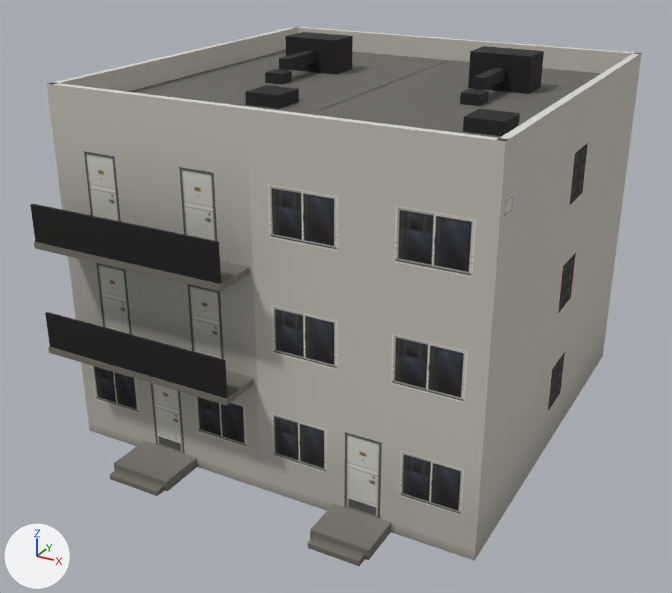
The glTF model assets/coronado_kit/modular/examples_map/apt3_row2/mod_apt3_row2_mid.glb as it was, and as the next commit left it.
Camera for both pictures: a 50 mm lens placed at (11.67, -23.11, 14.59), pointed at (-0.44, -1.11, 3.59). Every picture has the same lights, and +X, +Y and +Z are marked at lower left. The picture after the commit comes second. Vertices at exactly the same position are counted once.

Names of what the first picture shows: 'mod_apt3_row2_mid'.
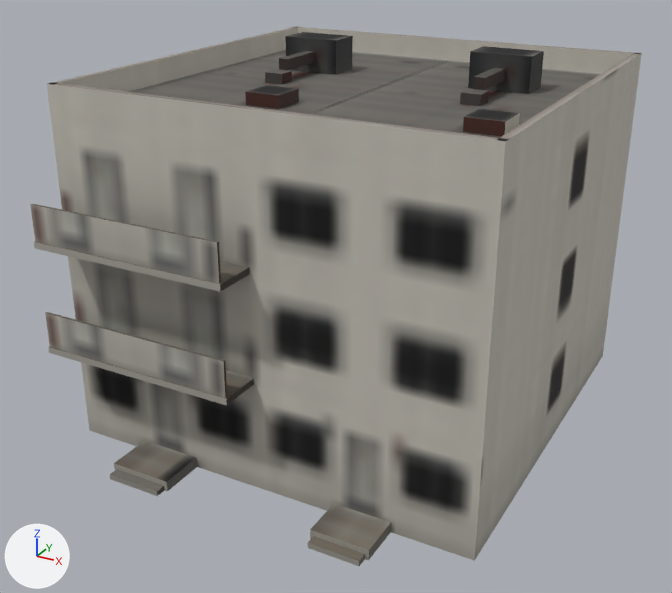
Boxes (x1, y1, x2, y2) around the edits, measured in the pictures (672 x 593 px):
'mod_apt3_row2_mid', surface changed, recoloured: (30, 27, 642, 566) in both
part 1 of me_mod_apt3_row2_mid, surface changed: (30, 27, 642, 566) in both
part 2 of me_mod_apt3_row2_mid, recoloured: (48, 28, 642, 550) in both
part 3 of me_mod_apt3_row2_mid, recoloured: (34, 33, 565, 566) in both
part 4 of me_mod_apt3_row2_mid, recoloured: (30, 36, 544, 565) in both

What changed in the scene script:
```text
Add img_bld_lod_color_b_png:
    img_bld_lod_color_b_png = load_image('bld_lod_color_b.png', '../../../textures/bld_lod_color_b.png', 1024, 1024, 'sRGB')
Change mat_bld_mid:
    where n4 = _N.new('ShaderNodeTexImage'); n4.name = 'Image Texture'
    n4.image: img_city_color_png -> img_bld_lod_color_b_png
    add n4.extension = 'EXTEND'
Change me_mod_apt3_row2_mid:
    where me_mod_apt3_row2_mid.from_pydata(...)  # 463 vertices, 764 faces; spans x -6.0..6.0, y -7.6..7.5, z 0.0..10.4
    used by ob_mod_apt3_row2_mid; location = (0.0, 0.0, 0.0)
    me_mod_apt3_row2_mid part 1: texture (UV) coordinates of 764 of 764 faces, centred in x -6.0..6.0, y -7.6..7.5, z 0.1..10.4, changed; they spanned u 0.01..0.78, v 0.02..0.48 and now span u 0.0..0.99, v 0.03..0.73
    me_mod_apt3_row2_mid part 2: 304 faces centred in x -6.0..6.0, y -6.9..6.8, z 0.3..9.8 are repainted in the vertex colours; the middle colour goes from white #fcfaf7 to white #ffffff
    me_mod_apt3_row2_mid part 3: 298 faces centred in x -6.0..6.0, y -7.6..7.5, z 0.1..10.4 are repainted in the vertex colours; the middle colour goes from light grey #e1e0de to white #ffffff
    me_mod_apt3_row2_mid part 4: 110 faces centred in x -5.9..5.0, y -7.4..7.4, z 0.1..10.1 are repainted in the vertex colours; the middle colour goes from grey #a3a3a1 to white #ffffff
```
